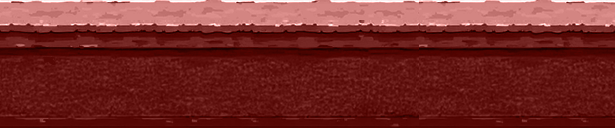
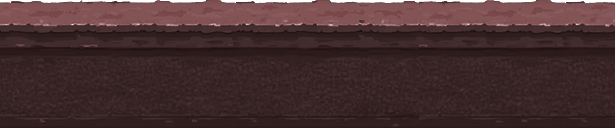
Revision of a layered w=615, h=128 image; what changed, layer by layer:
added layer "Layer 2 copy" (color, 15%) above "Layer 2" over [0, 0, 615, 128]
painted on "Layer 2", masked it over [0, 0, 615, 128]
painted on "Layer 1", masked it over [0, 0, 615, 128]
